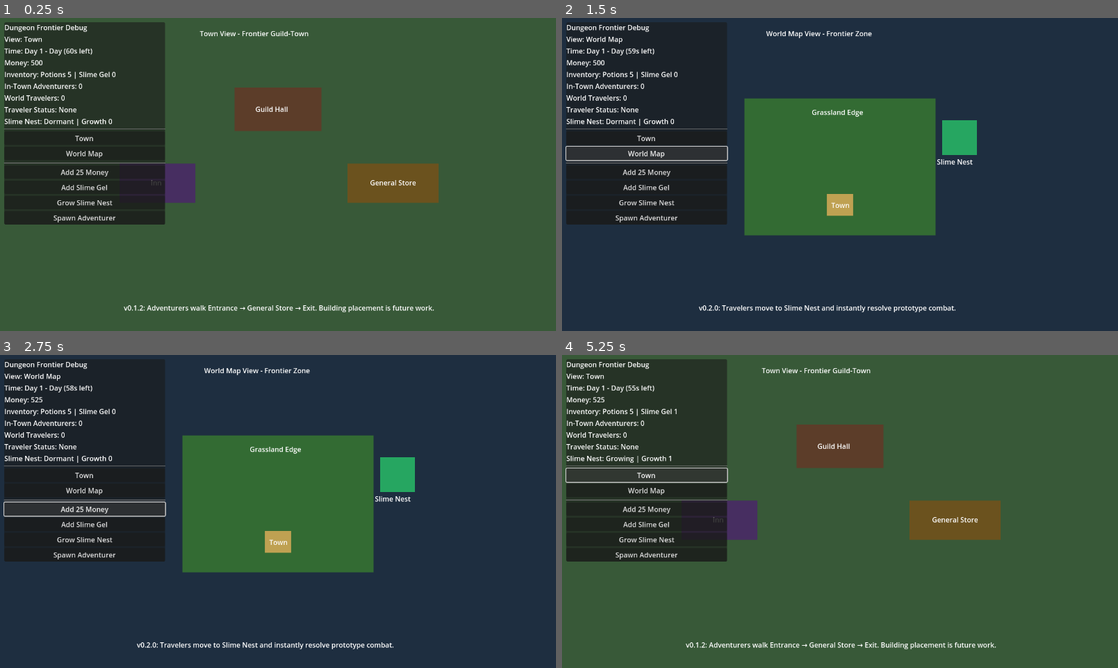
Above: before the commit, frames 1-4 (two rows, left to right).
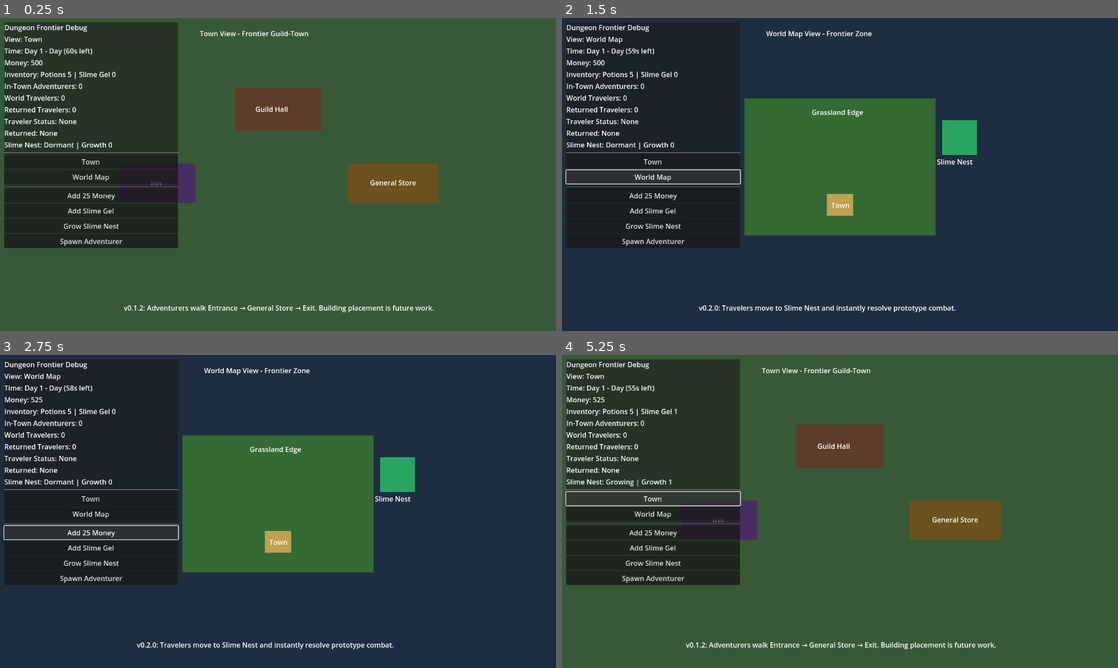
Above: after the commit, the same moments.

Repository: Caithis/AdventureVillage
Game: Godot game, scene res://scenes/main/Main.tscn
Two runs of this game, one before a commit and one after it. Both use one fixed random seed, a clock stepped at 60 frames per second and the inputs below.
Inputs:
- Up to frame 1 (0.25 s): no input
- Up to frame 2 (1.5 s): click "Town" at 0.5 s; click "World Map" at 1.25 s
- Up to frame 3 (2.75 s): click "Add 25 Money" at 2 s
- Up to frame 4 (5.25 s): click "Add Slime Gel" at 2.75 s; click "Grow Slime Nest" at 3.5 s; click "Spawn Adventurer" at 4.25 s; click "Town" at 5 s

The runs differ from the first frame. In frame 1, 5.4% of the frame differs, in the area x 0-33%, y 1-74%; in frame 2, 4.5%; in frame 3, 4.5%; in frame 4, 5.7%.

Commit message:
feat: add v0.2.1 traveler return to town

Diff:
--- a/godot_project/scenes/ui/DebugUI.tscn
+++ b/godot_project/scenes/ui/DebugUI.tscn
@@ -13,8 +13,8 @@
 layout_mode = 1
 offset_left = 10.0
 offset_top = 10.0
-offset_right = 380.0
-offset_bottom = 365.0
+offset_right = 410.0
+offset_bottom = 410.0
 
 [node name="VBoxContainer" type="VBoxContainer" parent="PanelContainer"]
 layout_mode = 2
@@ -47,9 +47,18 @@
 layout_mode = 2
 text = "World Travelers: 0"
 
+[node name="ReturnedTravelerLabel" type="Label" parent="PanelContainer/VBoxContainer"]
+layout_mode = 2
+text = "Returned Travelers: 0"
+
 [node name="WorldTravelerSummaryLabel" type="Label" parent="PanelContainer/VBoxContainer"]
 layout_mode = 2
 text = "Traveler Status: None"
+autowrap_mode = 3
+
+[node name="ReturnedTravelerSummaryLabel" type="Label" parent="PanelContainer/VBoxContainer"]
+layout_mode = 2
+text = "Returned: None"
 autowrap_mode = 3
 
 [node name="ThreatLabel" type="Label" parent="PanelContainer/VBoxContainer"]
--- a/godot_project/scripts/autoload/GameState.gd
+++ b/godot_project/scripts/autoload/GameState.gd
@@ -9,6 +9,7 @@
 const TOWN_WORLD_POSITION := Vector2(642, 430)
 
 const WORLD_TRAVELER_SPEED := 45.0
+const WORLD_RETURN_SPEED := 55.0
 const WORLD_ARRIVAL_DISTANCE := 8.0
 
 const SLIME_MAX_HP := 18
@@ -29,6 +30,7 @@
 
 var adventurers: Array[Node] = []
 var world_travelers: Array[Dictionary] = []
+var returned_travelers: Array[Dictionary] = []
 var next_world_traveler_id: int = 1
 
 var slime_nest_status: String = "Dormant"
@@ -127,6 +129,7 @@
 		"attack": 7,
 		"speed": 1.0,
 		"combat_resolved": false,
+		"has_returned_to_town": false,
 		"last_combat_log": "Traveling to Slime Nest.",
 	}
 
@@ -140,6 +143,12 @@
 
 func get_world_traveler_count() -> int:
 	return world_travelers.size()
+
+func get_returned_travelers() -> Array[Dictionary]:
+	return returned_travelers
+
+func get_returned_traveler_count() -> int:
+	return returned_travelers.size()
 
 func get_world_traveler_summary() -> String:
 	if world_travelers.is_empty():
@@ -160,6 +169,27 @@
 
 	return " | ".join(summary_parts)
 
+func get_returned_traveler_summary() -> String:
+	if returned_travelers.is_empty():
+		return "None"
+
+	var summary_parts: Array[String] = []
+
+	for traveler in returned_travelers:
+		var traveler_name := str(traveler.get("display_name", "Traveler"))
+		var status := str(traveler.get("status", "Returned"))
+		var inventory: Dictionary = traveler.get("inventory", {})
+		var slime_gel := int(inventory.get(SLIME_GEL_ID, 0))
+		summary_parts.append("%s:%s Gel:%d" % [traveler_name, status, slime_gel])
+
+		if summary_parts.size() >= 3:
+			break
+
+	if returned_travelers.size() > 3:
+		summary_parts.append("+%d more" % (returned_travelers.size() - 3))
+
+	return " | ".join(summary_parts)
+
 func _update_world_travelers(delta: float) -> void:
 	if world_travelers.is_empty():
 		return
@@ -171,25 +201,60 @@
 		var status := str(traveler.get("status", ""))
 
 		if status == "TravelingToSlimeNest":
-			var current_position: Vector2 = traveler.get("world_position", TOWN_WORLD_POSITION)
-			var target_position: Vector2 = traveler.get("target_position", SLIME_NEST_WORLD_POSITION)
-			var new_position := _move_position_toward(current_position, target_position, WORLD_TRAVELER_SPEED * delta)
-			traveler["world_position"] = new_position
-			changed = true
-
-			if new_position.distance_to(target_position) <= WORLD_ARRIVAL_DISTANCE:
-				traveler["world_position"] = target_position
+			changed = _move_traveler_toward_target(traveler, SLIME_NEST_WORLD_POSITION, WORLD_TRAVELER_SPEED, delta)
+
+			if _traveler_reached_position(traveler, SLIME_NEST_WORLD_POSITION):
+				traveler["world_position"] = SLIME_NEST_WORLD_POSITION
 				traveler["status"] = "FightingSlime"
 				traveler["last_combat_log"] = "Encountered Slime."
 				_resolve_slime_combat(traveler)
 				changed = true
 
+		elif status == "ReturningWithLoot" or status == "InjuredReturning":
+			changed = _move_traveler_toward_target(traveler, TOWN_WORLD_POSITION, WORLD_RETURN_SPEED, delta)
+
+			if _traveler_reached_position(traveler, TOWN_WORLD_POSITION):
+				traveler["world_position"] = TOWN_WORLD_POSITION
+				_mark_traveler_arrived_at_town(traveler)
+				changed = true
+
 		world_travelers[index] = traveler
 
 	_world_simulation_emit_timer += delta
 	if changed and _world_simulation_emit_timer >= _world_simulation_emit_interval:
 		_world_simulation_emit_timer = 0.0
 		state_changed.emit()
+
+func _move_traveler_toward_target(traveler: Dictionary, target_position: Vector2, speed: float, delta: float) -> bool:
+	var current_position: Vector2 = traveler.get("world_position", TOWN_WORLD_POSITION)
+	var new_position := _move_position_toward(current_position, target_position, speed * delta)
+	traveler["target_position"] = target_position
+	traveler["world_position"] = new_position
+	return current_position != new_position
+
+func _traveler_reached_position(traveler: Dictionary, target_position: Vector2) -> bool:
+	var current_position: Vector2 = traveler.get("world_position", TOWN_WORLD_POSITION)
+	return current_position.distance_to(target_position) <= WORLD_ARRIVAL_DISTANCE
+
+func _mark_traveler_arrived_at_town(traveler: Dictionary) -> void:
+	if bool(traveler.get("has_returned_to_town", false)):
+		return
+
+	traveler["has_returned_to_town"] = true
+
+	var previous_status := str(traveler.get("status", ""))
+	if previous_status == "ReturningWithLoot":
+		traveler["status"] = "ArrivedAtTownWithLoot"
+		traveler["last_combat_log"] = "Returned to town with loot."
+	elif previous_status == "InjuredReturning":
+		traveler["status"] = "ArrivedAtTownInjured"
+		traveler["last_combat_log"] = "Returned to town injured."
+	else:
+		traveler["status"] = "ArrivedAtTown"
+		traveler["last_combat_log"] = "Returned to town."
+
+	returned_travelers.append(traveler.duplicate(true))
+	state_changed.emit()
 
 func _move_position_toward(current_position: Vector2, target_position: Vector2, max_distance: float) -> Vector2:
 	var direction := target_position - current_position
@@ -252,12 +317,15 @@
 		inventory[SLIME_GEL_ID] = int(inventory.get(SLIME_GEL_ID, 0)) + SLIME_GEL_REWARD
 		traveler["inventory"] = inventory
 		traveler["status"] = "ReturningWithLoot"
-		traveler["last_combat_log"] = "Won vs Slime. Gained %d Slime Gel." % SLIME_GEL_REWARD
+		traveler["target_position"] = TOWN_WORLD_POSITION
+		traveler["last_combat_log"] = "Won vs Slime. Returning with %d Slime Gel." % SLIME_GEL_REWARD
 	elif adventurer_hp <= 0:
 		traveler["status"] = "InjuredReturning"
-		traveler["last_combat_log"] = "Lost vs Slime. Injured."
+		traveler["target_position"] = TOWN_WORLD_POSITION
+		traveler["last_combat_log"] = "Lost vs Slime. Returning injured."
 	else:
 		traveler["status"] = "InjuredReturning"
+		traveler["target_position"] = TOWN_WORLD_POSITION
 		traveler["last_combat_log"] = "Combat timed out. Retreating."
 
 	if potion_used:
--- a/godot_project/scripts/ui/DebugUI.gd
+++ b/godot_project/scripts/ui/DebugUI.gd
@@ -6,7 +6,9 @@
 @onready var inventory_label: Label = $PanelContainer/VBoxContainer/InventoryLabel
 @onready var adventurer_label: Label = $PanelContainer/VBoxContainer/AdventurerLabel
 @onready var world_traveler_label: Label = $PanelContainer/VBoxContainer/WorldTravelerLabel
+@onready var returned_traveler_label: Label = $PanelContainer/VBoxContainer/ReturnedTravelerLabel
 @onready var world_traveler_summary_label: Label = $PanelContainer/VBoxContainer/WorldTravelerSummaryLabel
+@onready var returned_traveler_summary_label: Label = $PanelContainer/VBoxContainer/ReturnedTravelerSummaryLabel
 @onready var threat_label: Label = $PanelContainer/VBoxContainer/ThreatLabel
 
 @onready var town_button: Button = $PanelContainer/VBoxContainer/TownButton
@@ -73,7 +75,9 @@
 	]
 	adventurer_label.text = "In-Town Adventurers: %d" % GameState.get_adventurer_count()
 	world_traveler_label.text = "World Travelers: %d" % GameState.get_world_traveler_count()
+	returned_traveler_label.text = "Returned Travelers: %d" % GameState.get_returned_traveler_count()
 	world_traveler_summary_label.text = "Traveler Status: " + GameState.get_world_traveler_summary()
+	returned_traveler_summary_label.text = "Returned: " + GameState.get_returned_traveler_summary()
 	threat_label.text = "Slime Nest: %s | Growth %d" % [
 		GameState.slime_nest_status,
 		GameState.slime_nest_growth
--- a/godot_project/scripts/world_map/WorldMap.gd
+++ b/godot_project/scripts/world_map/WorldMap.gd
@@ -74,8 +74,8 @@
 
 	var label := Label.new()
 	label.name = "Label"
-	label.position = Vector2(-55, -54)
-	label.size = Vector2(180, 60)
+	label.position = Vector2(-65, -70)
+	label.size = Vector2(210, 80)
 	label.text = _build_traveler_label(traveler)
 	marker.add_child(label)
 
@@ -83,11 +83,12 @@
 
 func _build_traveler_label(traveler: Dictionary) -> String:
 	var inventory: Dictionary = traveler.get("inventory", {})
-	return "%s\n%s\nHP %d/%d | P:%d G:%d" % [
+	return "%s\n%s\nHP %d/%d | P:%d G:%d\n%s" % [
 		str(traveler.get("display_name", "Traveler")),
 		str(traveler.get("status", "Unknown")),
 		int(traveler.get("hp", 0)),
 		int(traveler.get("max_hp", 0)),
 		int(inventory.get("small_potion", 0)),
-		int(inventory.get("slime_gel", 0))
+		int(inventory.get("slime_gel", 0)),
+		str(traveler.get("last_combat_log", ""))
 	]
Not shown, changed: README.md
Not shown, changed: docs/Changelog.md
Not shown, changed: docs/CombatPrototypeNotes.md
Not shown, changed: docs/KnownIssues.md
Not shown, added: docs/PersistentSceneArchitectureNotes.md
Not shown, changed: docs/ProjectState.md
Not shown, added: docs/TestChecklist_v0_2_1.md
